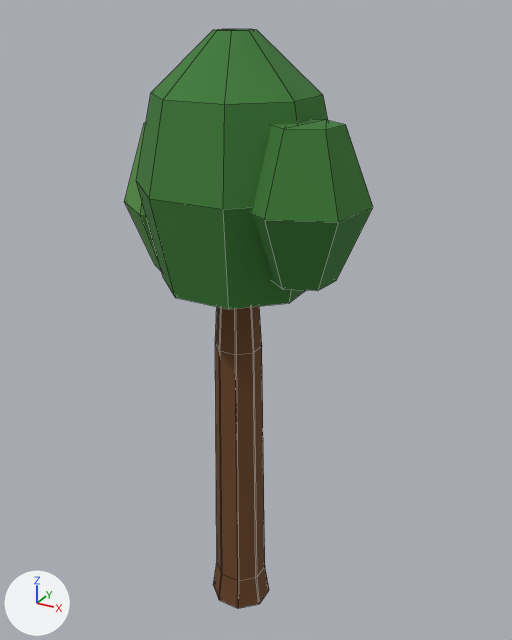
Renders of the Blender file assets/src/props/prop_tree/prop_tree.blend from each side of a commit.
One viewpoint serves both versions: a 50 mm lens placed at (1.58, -2.7, 3.05), pointed at (0.04, 0.1, 1.65). Every picture has the same lights, and +X, +Y and +Z are marked at lower left. The picture after the commit comes second. Mesh edges are drawn as thin lines.

In view in the first picture: 'prop_tree_lod0'.
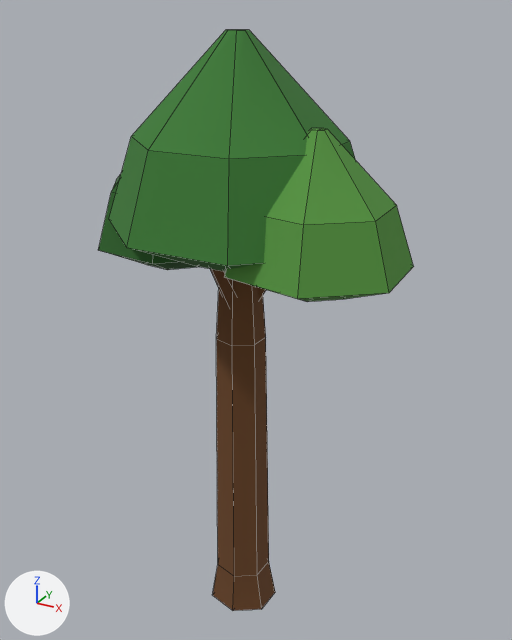
Where the change shows, as pixel boxes [x1, y1, x2, y2] in the pictures (512 x 640 px):
'prop_tree_lod0', reshaped (27% wider)
    before: [124, 29, 373, 608]
    after: [98, 30, 414, 611]
part 1 of me_prop_tree_lod0, rebuilt (11% wider, 10% taller)
    before: [213, 306, 269, 608]
    after: [213, 280, 275, 611]
part 2 of me_prop_tree_lod0, rebuilt (28% wider, 14% shorter)
    before: [136, 29, 328, 309]
    after: [109, 30, 355, 271]
part 3 of me_prop_tree_lod0, rebuilt
    before: [251, 119, 373, 291]
    after: [224, 128, 414, 302]
part 4 of me_prop_tree_lod0, rebuilt
    before: [124, 123, 162, 272]
    after: [98, 174, 198, 270]
part 5 of me_prop_tree_lod0, rebuilt (not visible before)
    after: [257, 287, 266, 300]
part 6 of me_prop_tree_lod0, added (brown)
    after: [210, 269, 236, 305]

Patch to the scene script:
```diff
--- a/assets/src/props/prop_tree/prop_tree.blend.py
+++ b/assets/src/props/prop_tree/prop_tree.blend.py
@@ mat_m_leaf_dark @@
+mat_m_leaf_dark = principled_material('m_leaf_dark')
+mat_m_leaf_dark.base_color = (0.0252, 0.125, 0.0203)  # dark green #2c6327
+mat_m_leaf_dark.roughness = 0.95
@@ me_prop_tree_lod0 @@
 # used by ob_prop_tree_lod0; parent = ob_prop_tree; location = (0.0, 0.0, 0.0)
-me_prop_tree_lod0.from_pydata(...)  # 184 vertices, 210 faces; spans x -0.64..0.64, y -0.41..0.41, z 0.0..2.97
+me_prop_tree_lod0.from_pydata(...)  # 146 vertices, 162 faces; spans x -0.81..0.81, y -0.52..0.52, z 0.0..2.97
+# me_prop_tree_lod0 part 1: the loose piece of 80 vertices spanning x -0.16..0.15, y -0.14..0.14, z 0.0..2.05 is rebuilt with 28 vertices and now spans x -0.18..0.18, y -0.17..0.16, z 0.0..2.1
+# me_prop_tree_lod0 part 2: the loose piece of 32 vertices spanning x -0.43..0.42, y -0.41..0.41, z 1.88..2.97 is rebuilt with 32 vertices and now spans x -0.57..0.58, y -0.52..0.52, z 2.01..2.97
+# me_prop_tree_lod0 part 3: the loose piece of 18 vertices spanning x 0.13..0.64, y -0.4..0.14, z 2.0..2.64 is rebuilt with 28 vertices and now spans x 0.01..0.81, y -0.48..0.28, z 1.96..2.62, in mat_m_leaf_light (green #55953f)
+# me_prop_tree_lod0 part 4: the loose piece of 18 vertices spanning x -0.64..-0.13, y -0.17..0.37, z 1.86..2.56 is rebuilt with 28 vertices and now spans x -0.81..-0.04, y -0.28..0.46, z 1.9..2.58, in mat_m_leaf_dark (dark green #2c6327)
+# me_prop_tree_lod0 part 5: the loose piece of 12 vertices spanning x -0.05..0.35, y -0.12..0.04, z 1.79..2.33 is rebuilt with 10 vertices and now spans x -0.03..0.37, y -0.05..0.15, z 1.7..2.31
+# me_prop_tree_lod0 part 6
+# 10 vertices are added at x -0.06..0.06, y -0.35..0.04, z 1.69..2.31
+# 11 new faces join them, mat_m_wood (brown #6b4423)
+# other edits to the shape of me_prop_tree_lod0 do not show in these pictures
 me_prop_tree_lod0.materials.append(mat_m_wood)
@@ me_prop_tree_lod0 @@
 me_prop_tree_lod0.materials.append(mat_m_leaf_light)
+me_prop_tree_lod0.materials.append(mat_m_leaf_dark)  # dark green #2c6327
```
